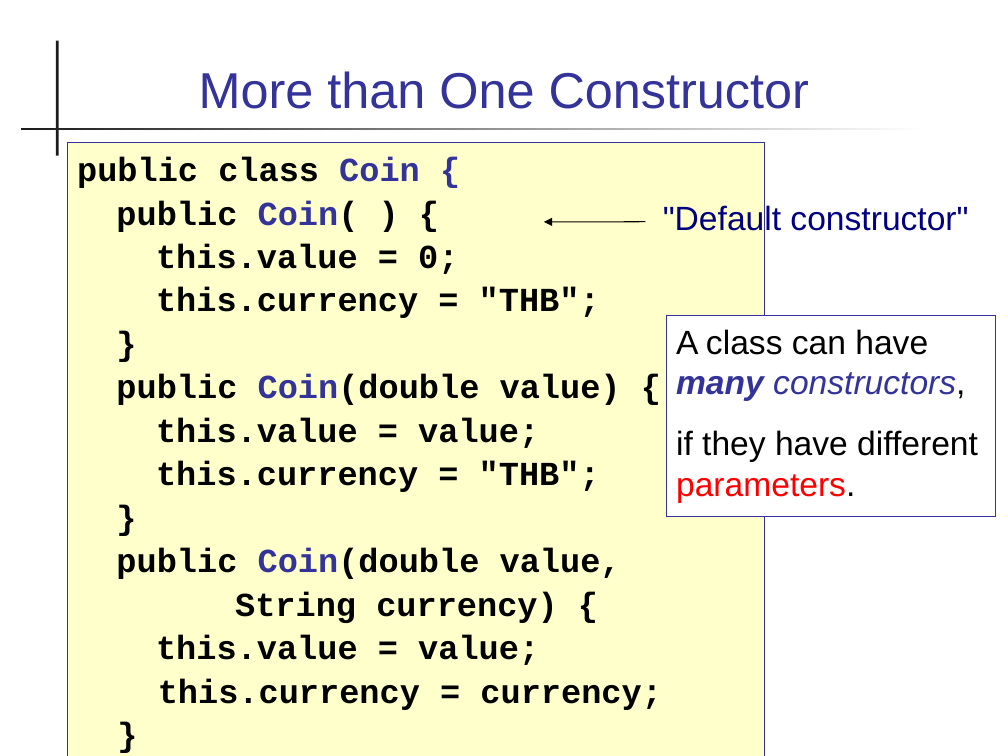
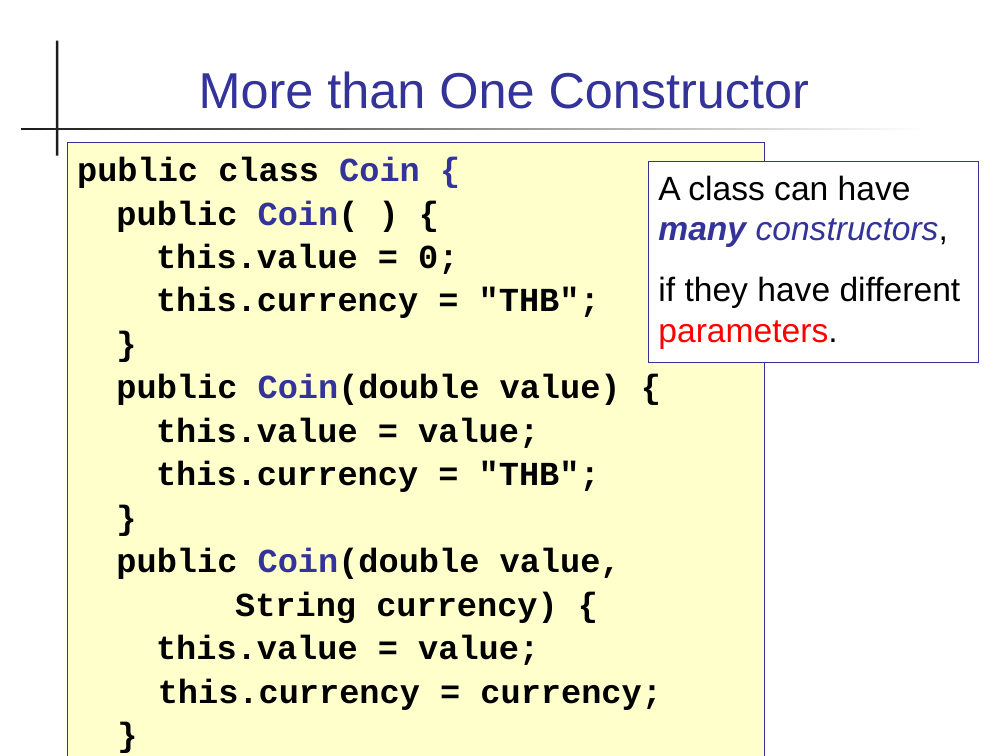
Before and after one commit to cpske/programming1, a slide deck: slide 10 of objects/2-Defining-Classes.ppt. Drawn at 1008x756 pixels with LibreOffice and Linux fonts; fonts in the diff are those of the drawing. Boxes give left, top, right and bottom in pixels: in the first picture for what was removed or moved away, otherwise in the second. Text is boxed around its words. In the diff, an @@ line names an element or a change of style, - is before the commit and + after.

```diff
--- a/objects/2-Defining-Classes.ppt
+++ b/objects/2-Defining-Classes.ppt
@@ text "A class can have many ...": place and size @@
-text "A class can have many ..." at box(666, 316, 996, 517)
+text "A class can have many ..." at box(648, 161, 978, 363)
@@ text removed at box(663, 203, 968, 237) @@
-"Default constructor"
@@ arrow removed from (645, 222) to (544, 222) @@
```
Also in this commit, not shown: 4 other slides changed, 1 slide added, 4 other files.
